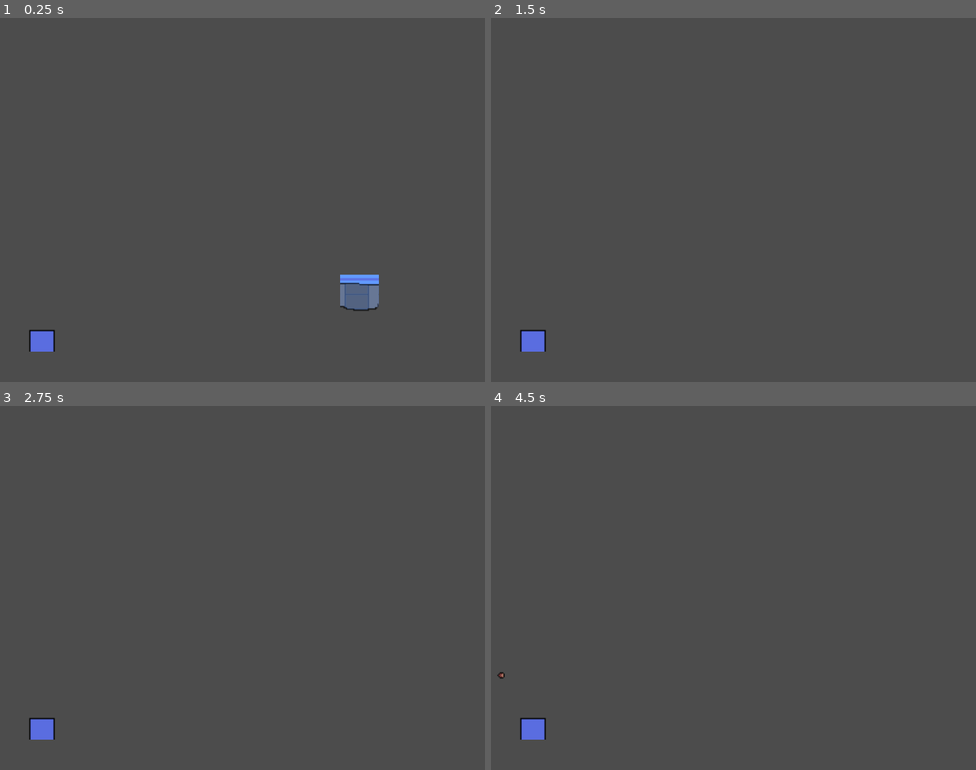
Above: before the commit, frames 1-4 (two rows, left to right).
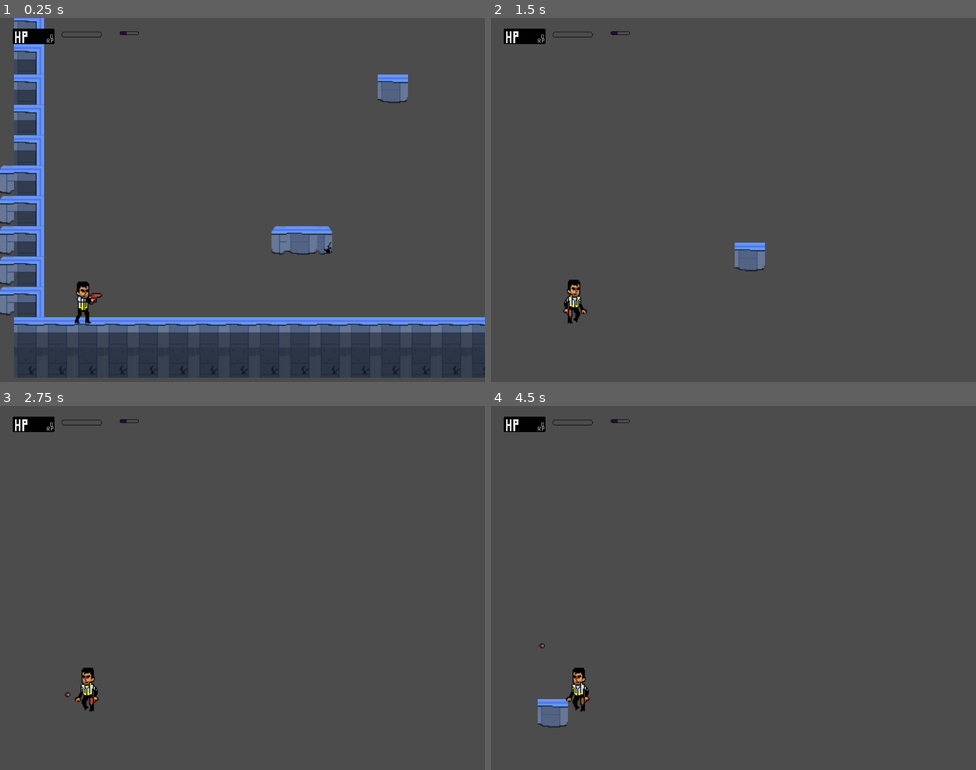
Above: after the commit, the same moments.

Repository: crisleiva/Brackeys
Game: Godot game, scene res://Scenes/MainScene.tscn
The game is run twice, just before and just after one commit, with the same random seed, the same clock (stepped at 60 frames per second) and the same inputs. The project has no main scene, so this scene is started directly.
Inputs:
- Up to frame 1 (0.25 s): no input
- Up to frame 2 (1.5 s): hold Space (shoot) 0.53-1.28 s; hold D (move_right) from 0.53 s (still down); tap W (jump) at 0.77, 0.8, 1.07, 1.35 s
- Up to frame 3 (2.75 s): tap W (jump) at 1.52, 1.82, 2.3 s; tap Space (shoot) at 1.55 s; release D (move_right) at 2.03 s; hold A (move_left) from 2.03 s (still down); hold Space (shoot) from 2.03 s (still down)
- Up to frame 4 (4.5 s): release A (move_left) at 2.78 s; release Space (shoot) at 2.78 s; hold D (move_right) 2.78-4.28 s; tap Space (shoot) at 2.85, 4.35 s; tap W (jump) at 3.02, 3.32 s; tap Enter at 3.5 s; hold W (jump) 3.53-4.28 s; hold A (move_left) from 4.28 s (still down)

The runs differ from the first frame. In frame 1, 21% of the frame differs, in the area x 0-100%, y 0-99%; in frame 2, 1.5%; in frame 3, 1.1%; in frame 4, 1.5%.

Commit message:
Imported new character sprites, and fixed GUI

Diff:
--- a/Scenes/Actors/Character.tscn
+++ b/Scenes/Actors/Character.tscn
@@ -1,7 +1,10 @@
-[gd_scene load_steps=11 format=2]
+[gd_scene load_steps=28 format=2]
 
 [ext_resource path="res://Scripts/Actors/Character.gd" type="Script" id=1]
-[ext_resource path="res://Assets/Sprites/Blob.png" type="Texture" id=2]
+[ext_resource path="res://Assets/Sprites/Terry-Sheet.png" type="Texture" id=2]
+[ext_resource path="res://Assets/Sprites/Terry-shoot-Sheet.png" type="Texture" id=3]
+[ext_resource path="res://Assets/Sprites/Terry-jump-Sheet.png" type="Texture" id=4]
+[ext_resource path="res://Assets/Sprites/Terry-run-Sheet.png" type="Texture" id=5]
 
 [sub_resource type="CapsuleShape2D" id=1]
 height = 0.0
@@ -9,46 +12,121 @@
 [sub_resource type="AtlasTexture" id=2]
 flags = 4
 atlas = ExtResource( 2 )
-region = Rect2( 0, 0, 32, 32 )
+region = Rect2( 0, 0, 32, 54 )
 
 [sub_resource type="AtlasTexture" id=3]
 flags = 4
 atlas = ExtResource( 2 )
-region = Rect2( 32, 0, 32, 32 )
+region = Rect2( 32, 0, 32, 54 )
 
 [sub_resource type="AtlasTexture" id=4]
 flags = 4
 atlas = ExtResource( 2 )
-region = Rect2( 0, 0, 32, 32 )
+region = Rect2( 64, 0, 32, 54 )
 
 [sub_resource type="AtlasTexture" id=5]
 flags = 4
 atlas = ExtResource( 2 )
-region = Rect2( 32, 0, 32, 32 )
+region = Rect2( 96, 0, 32, 54 )
 
 [sub_resource type="AtlasTexture" id=6]
 flags = 4
 atlas = ExtResource( 2 )
-region = Rect2( 32, 0, 32, 32 )
+region = Rect2( 128, 0, 32, 54 )
 
 [sub_resource type="AtlasTexture" id=7]
 flags = 4
 atlas = ExtResource( 2 )
-region = Rect2( 64, 0, 32, 32 )
+region = Rect2( 160, 0, 32, 54 )
 
-[sub_resource type="SpriteFrames" id=8]
+[sub_resource type="AtlasTexture" id=8]
+flags = 4
+atlas = ExtResource( 3 )
+region = Rect2( 40, 0, 40, 54 )
+
+[sub_resource type="AtlasTexture" id=9]
+flags = 4
+atlas = ExtResource( 3 )
+region = Rect2( 80, 0, 40, 54 )
+
+[sub_resource type="AtlasTexture" id=10]
+flags = 4
+atlas = ExtResource( 3 )
+region = Rect2( 120, 0, 40, 54 )
+
+[sub_resource type="AtlasTexture" id=11]
+flags = 4
+atlas = ExtResource( 3 )
+region = Rect2( 160, 0, 40, 54 )
+
+[sub_resource type="AtlasTexture" id=22]
+flags = 4
+atlas = ExtResource( 3 )
+region = Rect2( 0, 0, 40, 54 )
+
+[sub_resource type="AtlasTexture" id=12]
+flags = 4
+atlas = ExtResource( 5 )
+region = Rect2( 0, 0, 40, 54 )
+
+[sub_resource type="AtlasTexture" id=13]
+flags = 4
+atlas = ExtResource( 5 )
+region = Rect2( 40, 0, 40, 54 )
+
+[sub_resource type="AtlasTexture" id=14]
+flags = 4
+atlas = ExtResource( 5 )
+region = Rect2( 80, 0, 40, 54 )
+
+[sub_resource type="AtlasTexture" id=15]
+flags = 4
+atlas = ExtResource( 5 )
+region = Rect2( 120, 0, 40, 54 )
+
+[sub_resource type="AtlasTexture" id=16]
+flags = 4
+atlas = ExtResource( 5 )
+region = Rect2( 160, 0, 40, 54 )
+
+[sub_resource type="AtlasTexture" id=17]
+flags = 4
+atlas = ExtResource( 5 )
+region = Rect2( 200, 0, 40, 54 )
+
+[sub_resource type="AtlasTexture" id=18]
+flags = 4
+atlas = ExtResource( 4 )
+region = Rect2( 100, 0, 50, 60 )
+
+[sub_resource type="AtlasTexture" id=19]
+flags = 4
+atlas = ExtResource( 4 )
+region = Rect2( 150, 0, 50, 60 )
+
+[sub_resource type="AtlasTexture" id=20]
+flags = 4
+atlas = ExtResource( 4 )
+region = Rect2( 200, 0, 50, 60 )
+
+[sub_resource type="SpriteFrames" id=21]
 animations = [ {
-"frames": [ SubResource( 2 ), SubResource( 3 ) ],
+"frames": [ SubResource( 2 ), SubResource( 3 ), SubResource( 4 ), SubResource( 5 ), SubResource( 6 ), SubResource( 7 ) ],
 "loop": true,
-"name": "right",
+"name": "idle",
+"speed": 2.5
+}, {
+"frames": [ SubResource( 8 ), SubResource( 9 ), SubResource( 10 ), SubResource( 11 ), SubResource( 22 ) ],
+"loop": true,
+"name": "shoot",
+"speed": 10.0
+}, {
+"frames": [ SubResource( 12 ), SubResource( 13 ), SubResource( 14 ), SubResource( 15 ), SubResource( 16 ), SubResource( 17 ) ],
+"loop": true,
+"name": "run",
 "speed": 5.0
 }, {
-"frames": [ SubResource( 4 ), SubResource( 5 ) ],
-"loop": true,
-"name": "left",
-"speed": 5.0
-}, {
-"frames": [ SubResource( 6 ), SubResource( 7 ) ],
+"frames": [ SubResource( 18 ), SubResource( 19 ), SubResource( 20 ) ],
 "loop": true,
 "name": "jump",
 "speed": 5.0
@@ -66,11 +144,13 @@
 
 [node name="AnimatedSprite" type="AnimatedSprite" parent="."]
 position = Vector2( -0.235962, -4.48341 )
-frames = SubResource( 8 )
-animation = "jump"
+frames = SubResource( 21 )
+animation = "shoot"
+frame = 3
+playing = true
 
 [node name="Muzzle" type="Position2D" parent="."]
-position = Vector2( -13.5398, 1.57297 )
+position = Vector2( 11.8888, -3.12153 )
 scale = Vector2( 0.5, 0.5 )
 
 [node name="Camera2D" type="Camera2D" parent="."]
--- a/Scenes/MainScene.tscn
+++ b/Scenes/MainScene.tscn
@@ -188,15 +188,13 @@
 format = 1
 tile_data = PoolIntArray( -131061, 3, 0, 720895, 1, 0, 786431, 1, 0, 851967, 1, 0, 917503, 1, 0, 983039, 1, 0, 917515,  …(2556 unchanged characters)…
 
-[node name="GUI" parent="." instance=ExtResource( 4 )]
-anchor_left = 0.5
-anchor_top = 1.0
-anchor_right = 0.5
-anchor_bottom = 1.0
-margin_left = 289.675
-margin_top = 439.311
-margin_right = 601.675
-margin_bottom = 479.311
-
 [node name="Character" parent="." instance=ExtResource( 1 )]
-position = Vector2( 101.018, 285.336 )
+position = Vector2( 38.7192, 514.564 )
+
+[node name="CanvasCamera" type="Camera2D" parent="Character"]
+
+[node name="CanvasLayer" type="CanvasLayer" parent="Character/CanvasCamera"]
+
+[node name="GUI" parent="Character/CanvasCamera/CanvasLayer" instance=ExtResource( 4 )]
+[connection signal="died" from="Character" to="Character/CanvasCamera/CanvasLayer/GUI" method="_on_Character_died"]
+[connection signal="health_changed" from="Character" to="Character/CanvasCamera/CanvasLayer/GUI" method="_on_Character_health_changed"]
--- /dev/null
+++ b/Scenes/UI/GUI.gd
@@ -0,0 +1,36 @@
+extends MarginContainer
+onready var number = $HBoxContainer/bars/bar/Count/Background/Number
+onready var health_bar = $HBoxContainer/bars/bar/LifeGauge
+onready var rewind_protect = $HBoxContainer/bars/bar/RewindGauge
+onready var tween = $Tween
+var animated_health = 0
+
+# Declare member variables here. Examples:
+# var a = 2
+# var b = "text"
+
+
+# Called when the node enters the scene tree for the first time.
+func _ready():
+	var players_max_health = get_parent().get_parent().get_parent().max_health
+	health_bar.max_value = players_max_health
+
+# Called every frame. 'delta' is the elapsed time since the previous frame.
+func _process(delta):
+	var round_value = round(animated_health)
+	number.text = str(round_value)
+	health_bar.value = round_value
+
+
+func _on_Character_health_changed(player_health):
+	update_health(player_health)
+
+func update_health(new_value):
+	tween.interpolate_property(self, "animated_health", animated_health, new_value, 0.6)
+	if not tween.is_active():
+		tween.start()
+
+func _on_Character_died():
+	var start_color = Color(1.0, 1.0, 1.0, 1.0)
+	var end_color = Color(1.0, 1.0, 1.0, 0.0)
+	tween.interpolate_property(self, "modulate", start_color, end_color, 1.0)
--- a/Scenes/UI/GUI.tscn
+++ b/Scenes/UI/GUI.tscn
@@ -6,6 +6,7 @@
 [ext_resource path="res://Assets/Sprites/HP.png" type="Texture" id=4]
 [ext_resource path="res://Assets/Sprites/lifeguage.png" type="Texture" id=5]
 [ext_resource path="res://Assets/Sprites/Background.png" type="Texture" id=6]
+[ext_resource path="res://Scenes/UI/GUI.gd" type="Script" id=7]
 
 [node name="GUI" type="MarginContainer"]
 anchor_right = 1.0
@@ -13,12 +14,13 @@
 margin_top = 20.0
 margin_right = 20.0
 margin_bottom = 20.0
+script = ExtResource( 7 )
 __meta__ = {
 "_edit_use_anchors_": false
 }
 
 [node name="HBoxContainer" type="HBoxContainer" parent="."]
-margin_right = 800.0
+margin_right = 1024.0
 margin_bottom = 40.0
 
 [node name="bars" type="VBoxContainer" parent="HBoxContainer"]
@@ -78,19 +80,18 @@
 }
 
 [node name="LifeGauge" type="TextureProgress" parent="HBoxContainer/bars/bar"]
-margin_left = 95.0
-margin_top = -5.0
-margin_right = 195.0
-margin_bottom = 35.0
-value = 10.0
+margin_left = 104.0
+margin_right = 204.0
+margin_bottom = 40.0
+max_value = 6.0
+value = 6.0
 texture_under = ExtResource( 5 )
 texture_progress = ExtResource( 1 )
 
 [node name="RewindGauge" type="TextureProgress" parent="HBoxContainer/bars/bar"]
-margin_left = 78.0
-margin_top = 15.0
-margin_right = 178.0
-margin_bottom = 55.0
+margin_left = 208.0
+margin_right = 308.0
+margin_bottom = 40.0
 max_value = 5.0
 value = 2.0
 texture_under = ExtResource( 2 )
@@ -100,3 +101,5 @@
 margin_left = 312.0
 margin_right = 312.0
 margin_bottom = 40.0
+
+[node name="Tween" type="Tween" parent="."]
--- a/Scripts/Actors/Character.gd
+++ b/Scripts/Actors/Character.gd
@@ -1,22 +1,29 @@
+#Character Script
 extends KinematicBody2D
-
-
-# Declare member variables here. Examples:
-# var a = 2
-# var b = "text"
+signal died
+signal health_changed
+#Preloading Bullet + Distortion Enemy
 onready var REWIND = preload("res://Scenes/Misc/Bullet.tscn")
 onready var DIST = preload("res://Scenes/Actors/Distortion.tscn")
+#Readying up Raycast to detect ground collision
 onready var raycasts = $RayCasts
+# Two health variables to be used by our GUI
+export var max_health = 6
+export var max_r_protect = 5
+var health = max_health
+#Timer that helps with bullet delay
 var timer = null
+var bullet_delay = 1
+var can_shoot = true
+enum {ALIVE, DEAD}
+#Constants and vars added for our movement
 const RUN_SPEED = 5 * 32
-const JUMP_POWER = -750
+const JUMP_POWER = -400
 const GRAVITY = 1200
 const SLOPE_STOP = 64
 var is_grounded
-var health = 6
 var velocity = Vector2()
-var bullet_delay = 1
-var can_shoot = true
+#Weapon switching and damage numbers.
 var damage = 0
 var can_rewind = false
 var weapons = {
@@ -30,22 +37,34 @@
 	}
 }
 
+
+#Our movement function
 func _get_input():
+	# Will return a negative or positive number which will then be interpolated into velocity
 	var move_direction = -int(Input.is_action_pressed("move_left")) + int(Input.is_action_pressed("move_right"))
 	velocity.x = lerp(velocity.x, RUN_SPEED * move_direction, 0.2)
+	# Movement direction will always be +1 -1 that determines our players left or right
 	if move_direction != 0:
 		$Body.scale.x = move_direction
-
+	# Creating checks for animations and to set our Gun's position to allow us to shoot in the right direction
 	if Input.is_action_pressed("move_left"):
+		$AnimatedSprite.play("run")
+		$AnimatedSprite.flip_h = true
 		if sign($Muzzle.position.x) == 1:
 			$Muzzle.position *= -1
-	if Input.is_action_pressed("move_right"):
+	elif Input.is_action_pressed("move_right"):
+		$AnimatedSprite.play("run")
+		$AnimatedSprite.flip_h = false
 		if sign($Muzzle.position.x) == -1:
 			$Muzzle.position *= -1
+	else:
+		$AnimatedSprite.stop()
 	if Input.is_action_pressed("shoot") && can_shoot:
 		shoot()
 
+# Shoot creates a new instance of our bullet and creates the position
 func shoot():
+	$AnimatedSprite.play("shoot")
 	var bullet = REWIND.instance()
 	if sign($Muzzle.position.x) == 1:
 		bullet.set_direction(1)
@@ -57,9 +76,13 @@
 	can_shoot = false
 	timer.start()
 
+# Input that detects when an event is being used. Use is for jump and ground detection plus idle
 func _input(event):
 	if event.is_action_pressed("jump") && is_grounded:
+		$AnimatedSprite.play("jump")
 		velocity.y = JUMP_POWER
+	else:
+		$AnimatedSprite.play("idle")
 
 
 # Called when the node enters the scene tree for the first time.
@@ -72,6 +95,11 @@
 	set_process_input(true)
 	set_process(true)
 
+func died():
+	if health <= 0:
+		pass
+	else:
+		pass
 
 # Called every frame. 'delta' is the elapsed time since the previous frame.
 func _physics_process(delta):
@@ -80,14 +108,14 @@
 	velocity = move_and_slide(velocity, Vector2(0, -1), SLOPE_STOP)
 	is_grounded = _check_is_grounded()
 
-
+# We're checking our raycasts to detect ground collision. Its more accurate. I think
 func _check_is_grounded():
 	for raycast in raycasts.get_children():
 		if raycast.is_colliding():
 			return true
 	return false
 
-
+# When the Timer ends it calls this signal and switches our var to true to allow another bullet
 func on_timeout_complete():
 	can_shoot = true
 
--- a/project.godot
+++ b/project.godot
@@ -20,7 +20,7 @@
 
 [display]
 
-window/size/width=800
+window/size/height=768
 window/size/resizable=false
 window/stretch/mode="2d"
 window/stretch/aspect="expand"
@@ -32,22 +32,19 @@
 "events": [ Object(InputEventKey,"resource_local_to_scene":false,"resource_name":"","device":0,"alt":false,"shift":false,"control":false,"meta":false,"command":false,"pressed":false,"scancode":69,"unicode":0,"echo":false,"script":null)
  ]
 }
-move_right={
-"deadzone": 0.5,
-"events": [ Object(InputEventKey,"resource_local_to_scene":false,"resource_name":"","device":0,"alt":false,"shift":false,"control":false,"meta":false,"command":false,"pressed":false,"scancode":16777233,"unicode":0,"echo":false,"script":null)
-, Object(InputEventKey,"resource_local_to_scene":false,"resource_name":"","device":0,"alt":false,"shift":false,"control":false,"meta":false,"command":false,"pressed":false,"scancode":68,"unicode":0,"echo":false,"script":null)
- ]
-}
 move_left={
 "deadzone": 0.5,
 "events": [ Object(InputEventKey,"resource_local_to_scene":false,"resource_name":"","device":0,"alt":false,"shift":false,"control":false,"meta":false,"command":false,"pressed":false,"scancode":65,"unicode":0,"echo":false,"script":null)
-, Object(InputEventKey,"resource_local_to_scene":false,"resource_name":"","device":0,"alt":false,"shift":false,"control":false,"meta":false,"command":false,"pressed":false,"scancode":16777231,"unicode":0,"echo":false,"script":null)
+ ]
+}
+move_right={
+"deadzone": 0.5,
+"events": [ Object(InputEventKey,"resource_local_to_scene":false,"resource_name":"","device":0,"alt":false,"shift":false,"control":false,"meta":false,"command":false,"pressed":false,"scancode":68,"unicode":0,"echo":false,"script":null)
  ]
 }
 jump={
 "deadzone": 0.5,
 "events": [ Object(InputEventKey,"resource_local_to_scene":false,"resource_name":"","device":0,"alt":false,"shift":false,"control":false,"meta":false,"command":false,"pressed":false,"scancode":87,"unicode":0,"echo":false,"script":null)
-, Object(InputEventKey,"resource_local_to_scene":false,"resource_name":"","device":0,"alt":false,"shift":false,"control":false,"meta":false,"command":false,"pressed":false,"scancode":16777232,"unicode":0,"echo":false,"script":null)
  ]
 }
 shoot={
Binary file added: Assets/Sprites/Terry-Sheet.png
Not shown, added: Assets/Sprites/Terry-Sheet.png.import
Binary file added: Assets/Sprites/Terry-jump-Sheet.png
Not shown, added: Assets/Sprites/Terry-jump-Sheet.png.import
Binary file added: Assets/Sprites/Terry-run-Sheet.png
Not shown, added: Assets/Sprites/Terry-run-Sheet.png.import
Binary file added: Assets/Sprites/Terry-shoot-Sheet.png
Not shown, added: Assets/Sprites/Terry-shoot-Sheet.png.import
Not shown: 1 places in Scenes/UI/GUI.tscn that only renumber resources
Not shown, added: .DS_Store
Not shown, added: Assets/.DS_Store
Not shown, added: Assets/Sprites/.DS_Store
